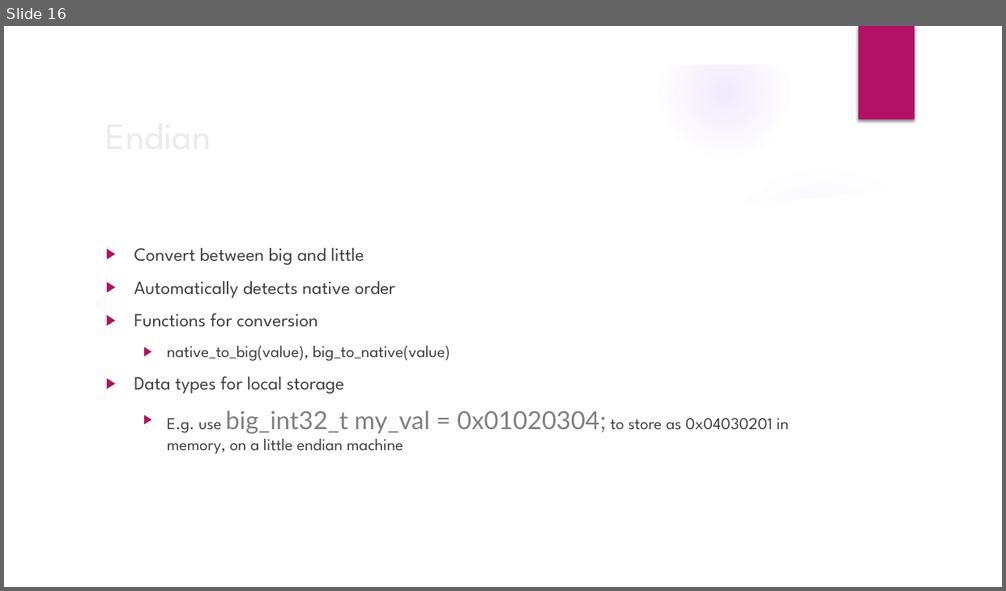
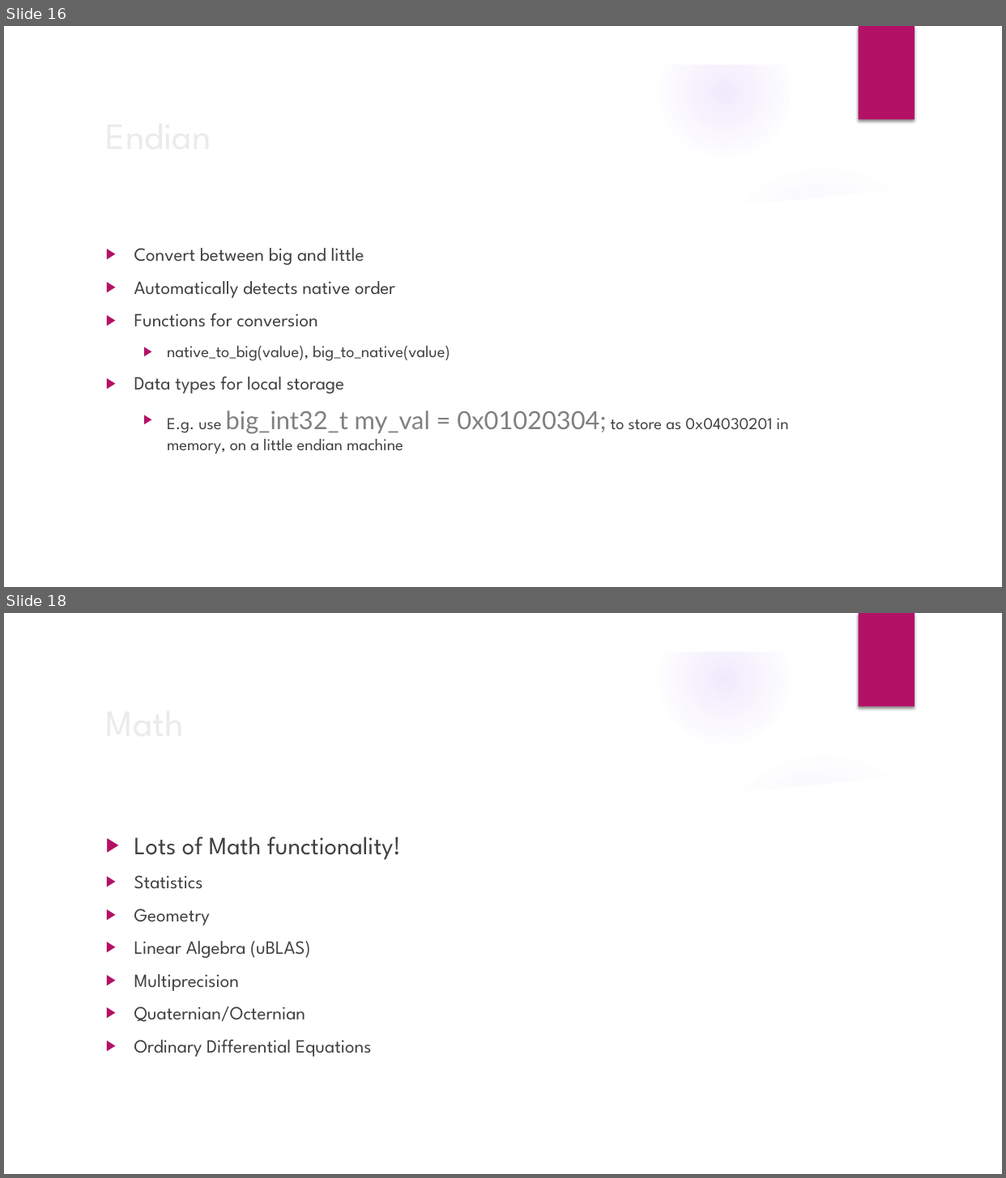
Before and after one commit to teeks99/boost-examples, a slide deck: Boost.pptx. Shown one above the other, each under a label of ours: slide 16 before the commit, slides 16 and 18 after it; the slides between them are not shown. The pictures are 1006x591 and 1006x1178 pixels, drawn with LibreOffice and Linux fonts; fonts in the diff are those of the drawing; background and template pictures are left out. Boxes give left, top, right and bottom in pixels: in the first picture for what was removed or moved away, otherwise in the second. Text is boxed around its words. In the diff, an @@ line names an element or a change of style, - is before the commit and + after.

```diff
--- a/Boost.pptx
+++ b/Boost.pptx
@@ slide 18 added at [4, 613, 1002, 1174], background picture (left out); not listed: 9 template elements that a slide beside it also shows @@
@@ title added at [98, 692, 816, 750], 36 pt, text #EBEBEB @@
+Math
@@ text added at [134, 837, 401, 1057], 18 pt, text #404040 @@
+▶ Lots of Math functionality!
+▶ Statistics
+▶ Geometry
+▶ Linear Algebra (uBLAS)
+▶ Multiprecision
+▶ Quaternian/Octernian
+▶ Ordinary Differential Equations
```
Also in this commit, not shown: 2 slides changed, 5 other slides added, 1 slide removed, 5 other files.
